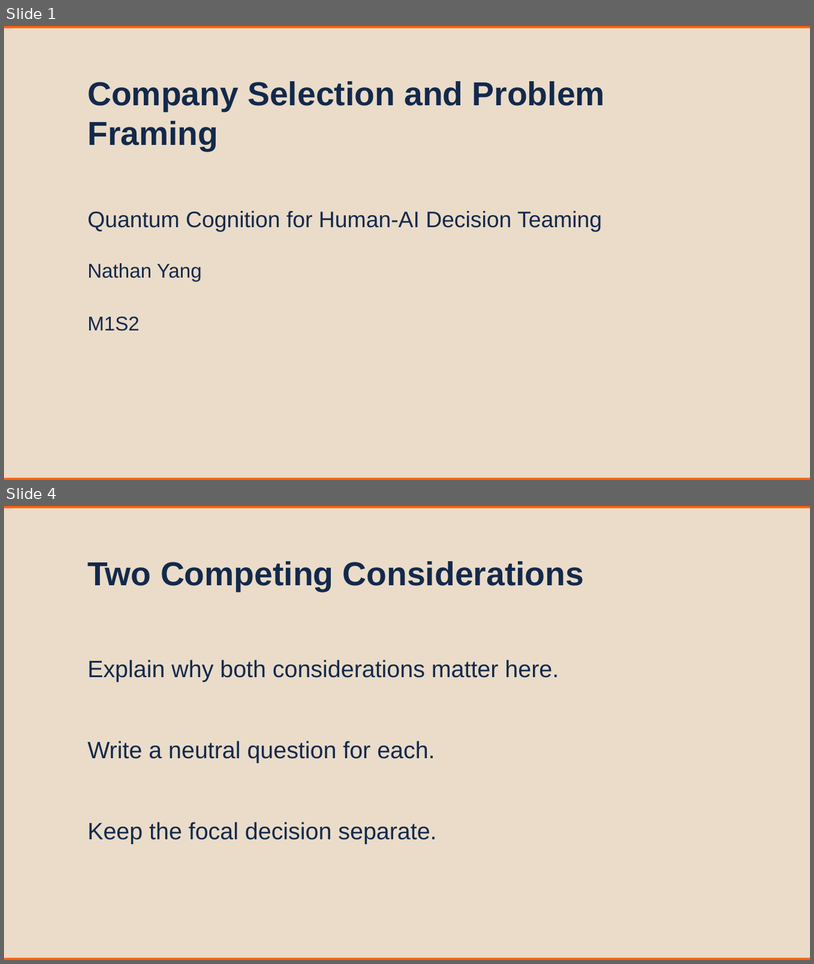
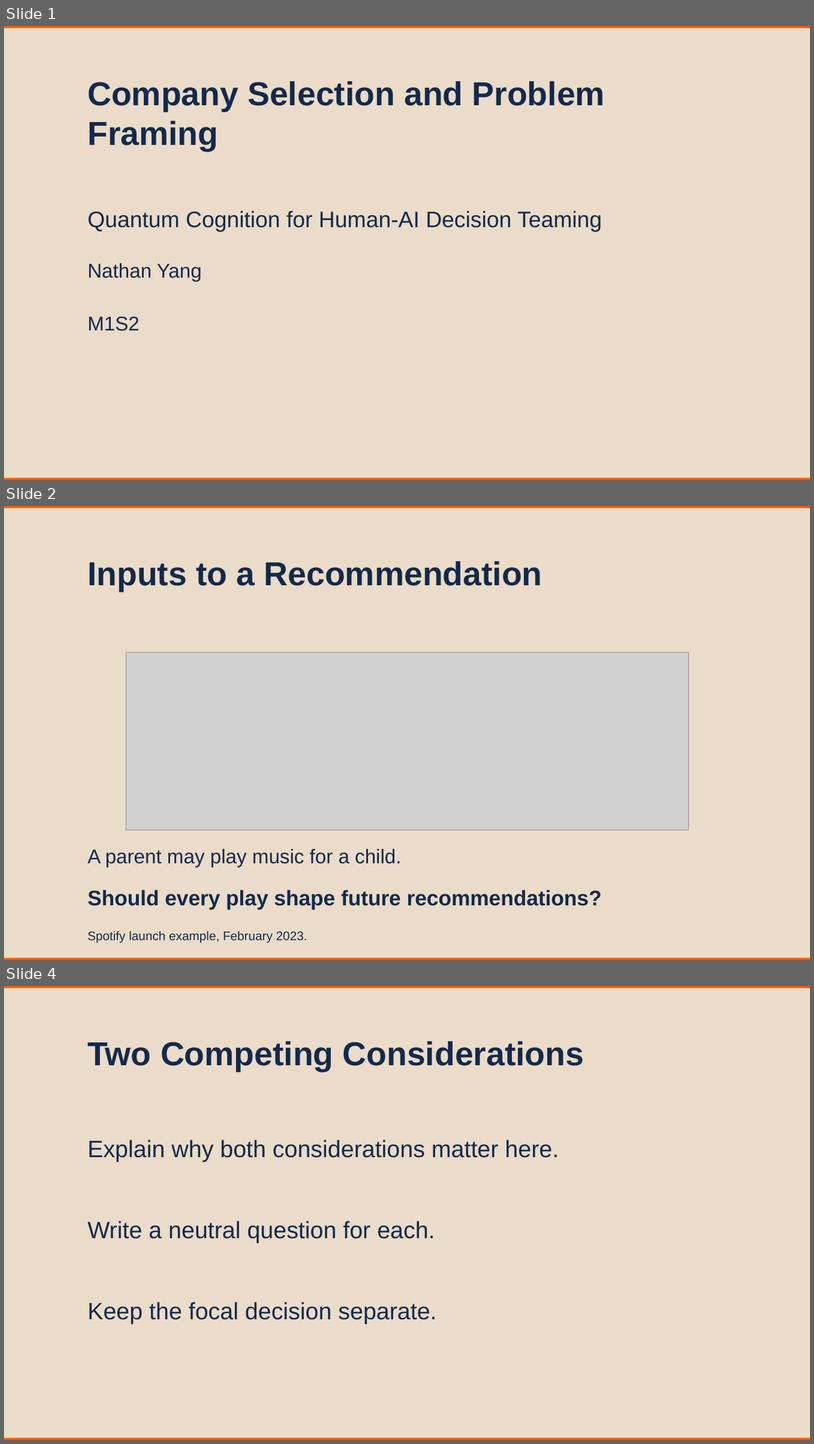
Before and after one commit to nene88991999/MSBAi_QuantumCognition, a slide deck: 03_Live_Sessions/M1S2_Company_Selection_and_Problem_Framing.pptx. Shown one above the other, each under a label of ours: slides 1 and 4 before the commit, slides 1, 2 and 4 after it; the slides between them are not shown. The pictures are 814x964 and 814x1444 pixels, drawn with LibreOffice and Linux fonts; fonts in the diff are those of the drawing; grey boxes stand for pictures. Boxes give left, top, right and bottom in pixels: in the first picture for what was removed or moved away, otherwise in the second. Text is boxed around its words. In the diff, an @@ line names an element or a change of style, - is before the commit and + after.

Commit message:
Add workshop visuals and official interface examples to all eight live sessions

```diff
--- a/03_Live_Sessions/M1S2_Company_Selection_and_Problem_Framing.pptx
+++ b/03_Live_Sessions/M1S2_Company_Selection_and_Problem_Framing.pptx
@@ slide 2 added at (4,506,810,960), background #EADCC9 @@
@@ rectangle added at (4,506,810,508), fill #FF5F05 @@
@@ text added at (87,561,543,591), 80 pt, text #13294B, bold @@
+Inputs to a Recommendation
@@ picture added at (126,652,689,830) @@
@@ text added at (87,849,401,867), 48 pt, text #13294B @@
+A parent may play music for a child.
@@ text added at (87,889,602,909), 51 pt, text #13294B, bold @@
+Should every play shape future recommendations?
@@ text added at (87,931,308,942), 30 pt, text #13294B @@
+Spotify launch example, February 2023.
@@ rectangle added at (4,957,810,960), fill #FF5F05 @@
```
Also in this commit, not shown: 2 other slides added, 3 slides removed, 34 other files.
